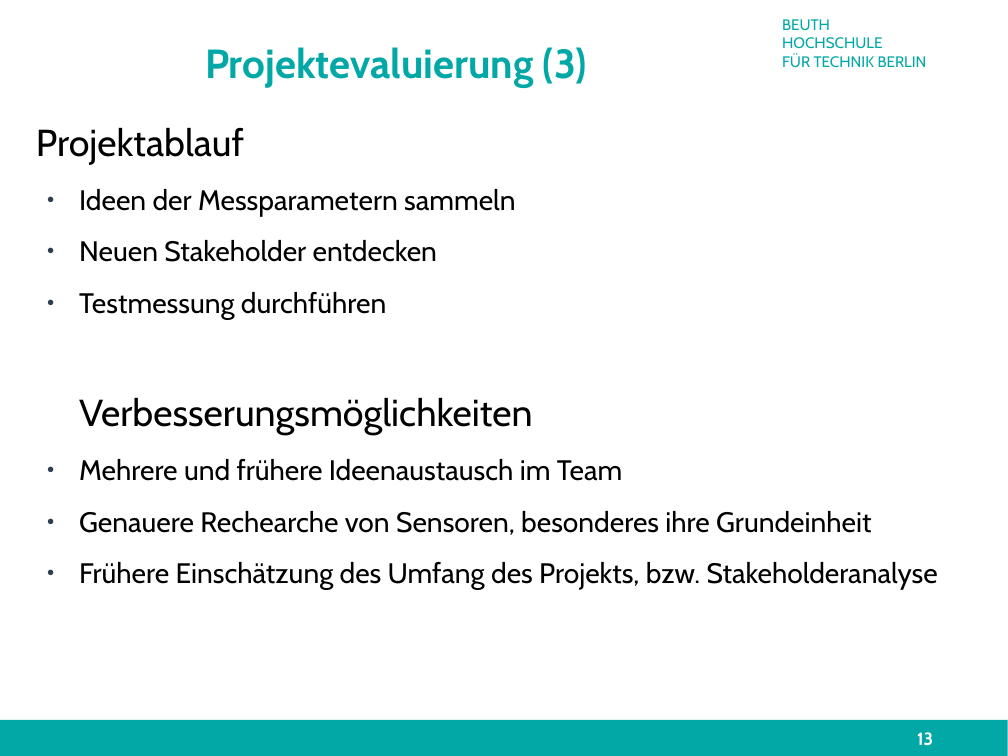
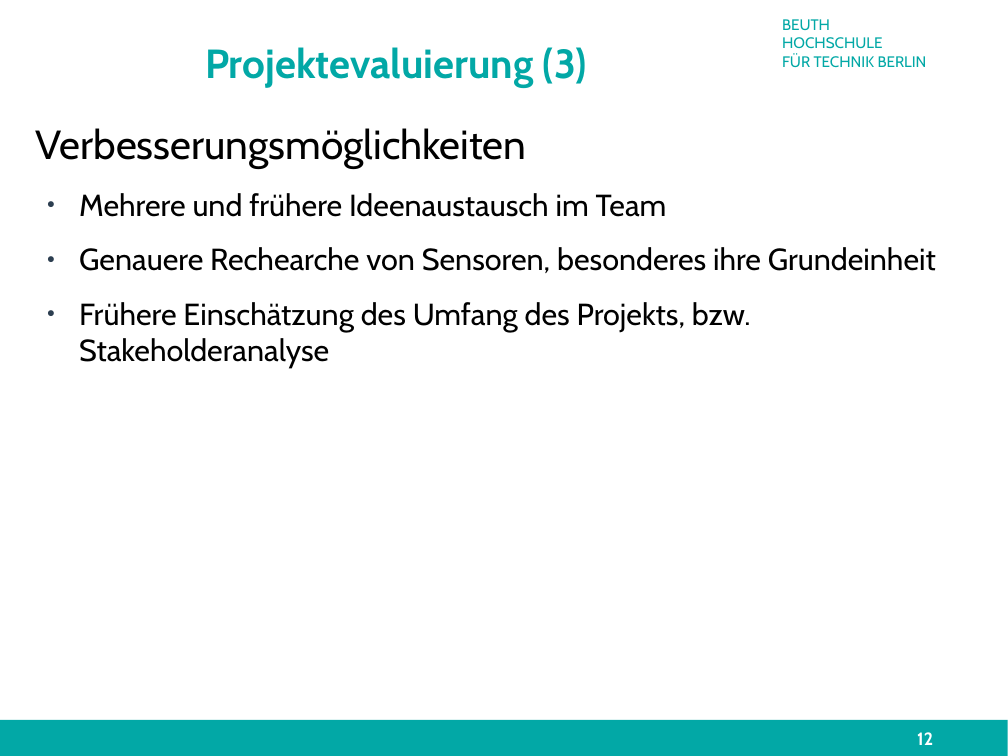
Before and after one commit to technologiestiftung/flussbad, a slide deck: slide 12 of doc/presentation/finalPresentation.odp (slide 13 before the commit). Drawn at 1008x756 pixels with LibreOffice and Linux fonts; fonts in the diff are those of the drawing; background and template pictures are left out. Boxes give left, top, right and bottom in pixels: in the first picture for what was removed or moved away, otherwise in the second. Text is boxed around its words. In the diff, an @@ line names an element or a change of style, - is before the commit and + after.

```diff
--- a/doc/presentation/finalPresentation.odp
+++ b/doc/presentation/finalPresentation.odp
@@ text "Verbesserungsmöglichkeiten" at box(36, 128, 936, 368): size 29.6 to 32 pt in "Verbesserungsmöglichkeiten"; size 22.2 to 24 pt in "Mehrere und frühere Ideenaustausch im Team", "Genauere Rechearche von Sensoren, besonderes ihre Grundeinhe ...", "Frühere Einschätzung des Umfang des Projekts, bzw. ..." @@
@@ text at box(36, 127, 516, 319): paragraphs removed @@
-Projektablauf
-● Ideen der Messparametern sammeln
-● Neuen Stakeholder entdecken
-● Testmessung durchführen
@@ page number at box(917, 732, 933, 745): text changed @@
-13
+12
```
Also in this commit, not shown: 5 other slides changed, 1 slide added, 2 slides removed, 1 other file.
